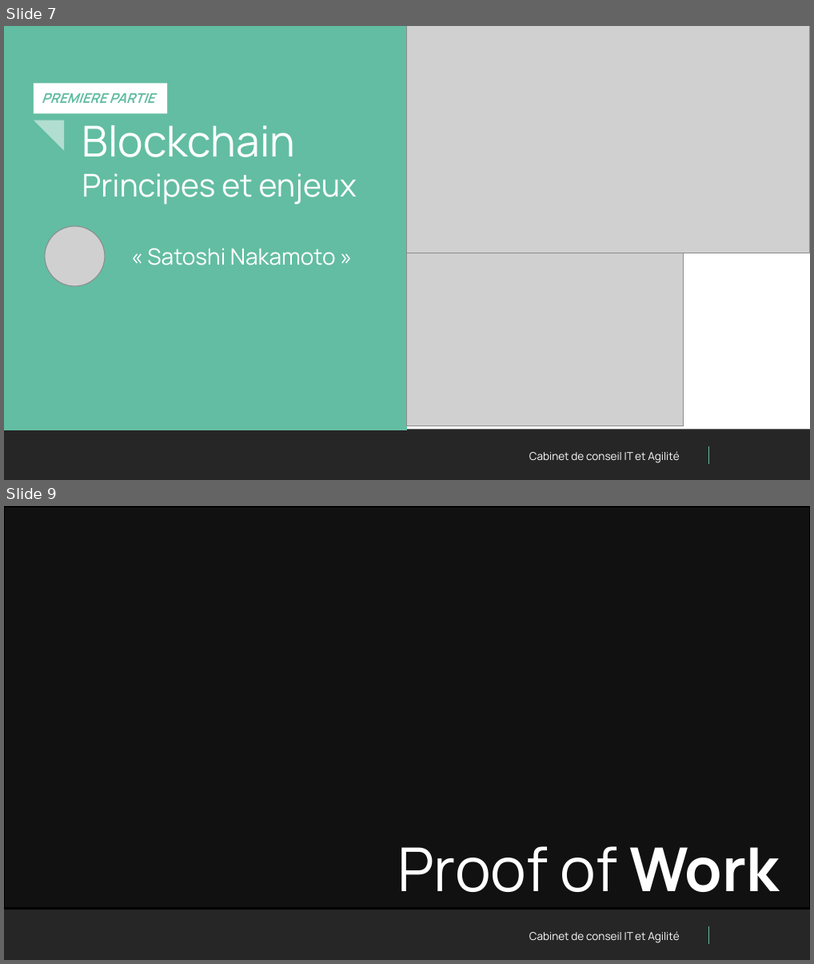
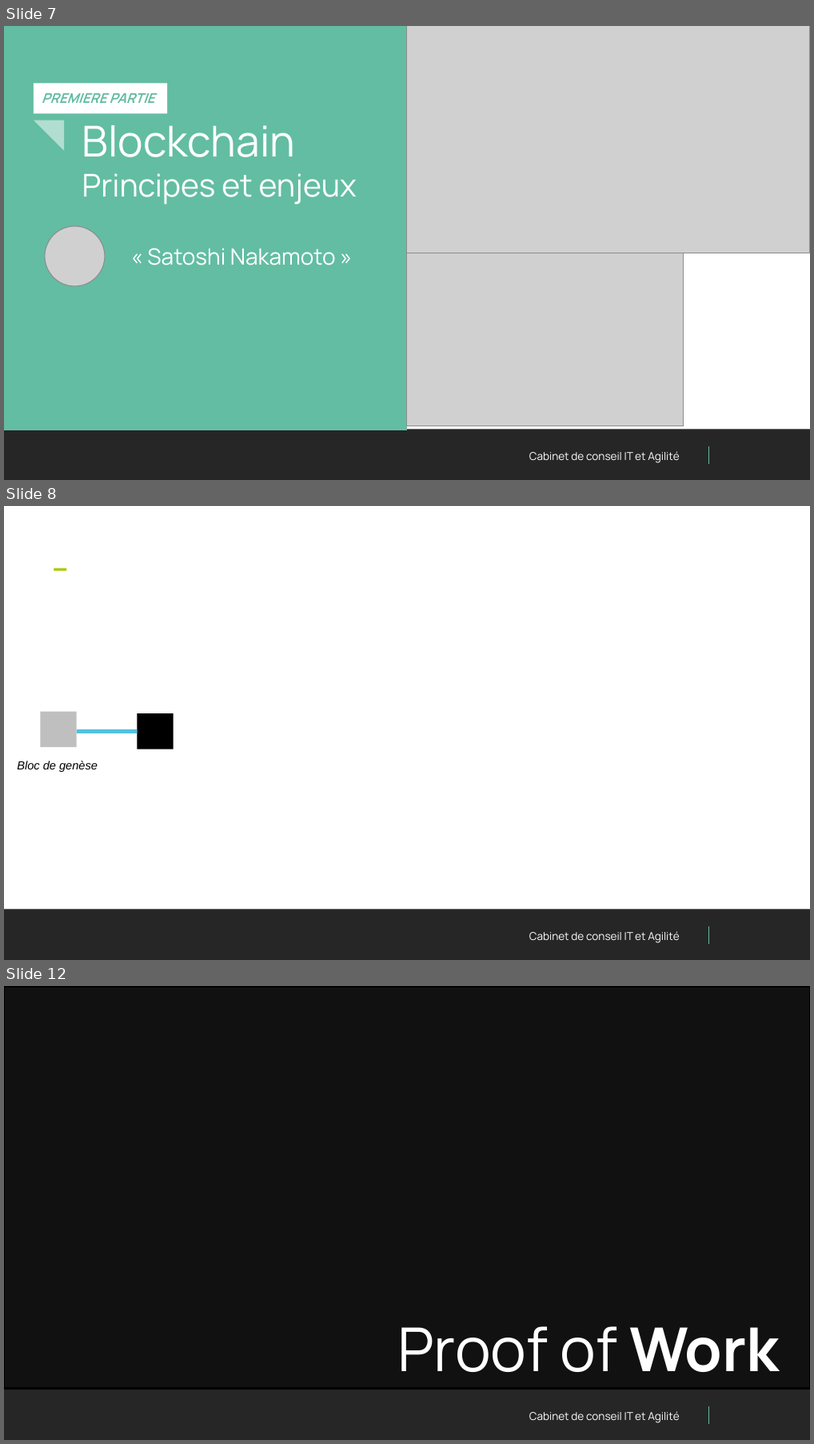
Before and after one commit to PaulFasola/Techlabs, a slide deck: Blockchain101+SmartContracts/Presentation/Techlab Blockchain.pptx. Shown one above the other, each under a label of ours: slides 7 and 9 before the commit, slides 7, 8 and 12 after it; the slides between them are not shown. The pictures are 814x964 and 814x1444 pixels, drawn with LibreOffice and Linux fonts; fonts in the diff are those of the drawing; grey boxes stand for pictures; background and template pictures are left out; a plain dark background stands for a picture behind light text. Boxes give left, top, right and bottom in pixels: in the first picture for what was removed or moved away, otherwise in the second. Text is boxed around its words. In the diff, an @@ line names an element or a change of style, - is before the commit and + after.

```diff
--- a/Blockchain101+SmartContracts/Presentation/Techlab Blockchain.pptx
+++ b/Blockchain101+SmartContracts/Presentation/Techlab Blockchain.pptx
@@ slide 8 added at bbox=[4, 506, 810, 960], background #FFFFFF; not listed: 3 template elements that a slide beside it also shows @@
@@ title added at bbox=[43, 532, 766, 577], 38 pt, text #ADC90E @@
+-
@@ rectangle added at bbox=[40, 712, 77, 747], fill #BFBFBF @@
@@ rectangle added at bbox=[137, 713, 174, 748], fill #000000 @@
@@ rectangle added at bbox=[77, 729, 137, 733], fill #50C1E2 @@
@@ text added at bbox=[17, 760, 98, 772], 10.5 pt, text #000000, italic @@
+Bloc de genèse
@@ what was slide 9 is now slide 12 @@
```
Also in this commit, not shown: 2 slides changed, 3 other slides added, 1 slide removed.
